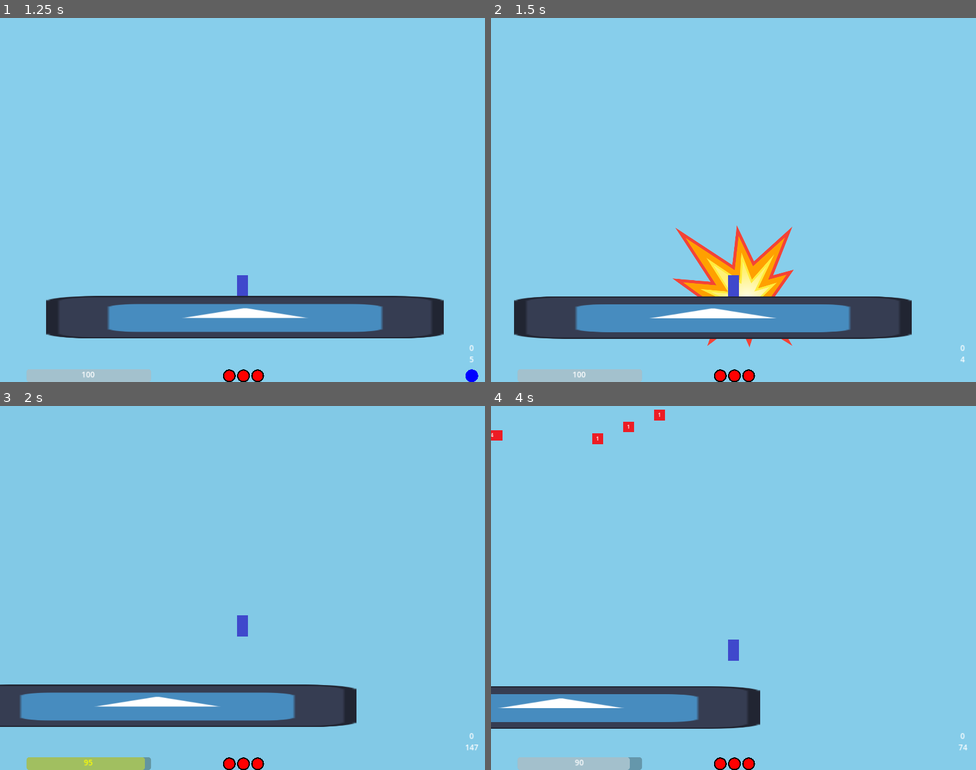
Above: before the commit, frames 1-4 (two rows, left to right).
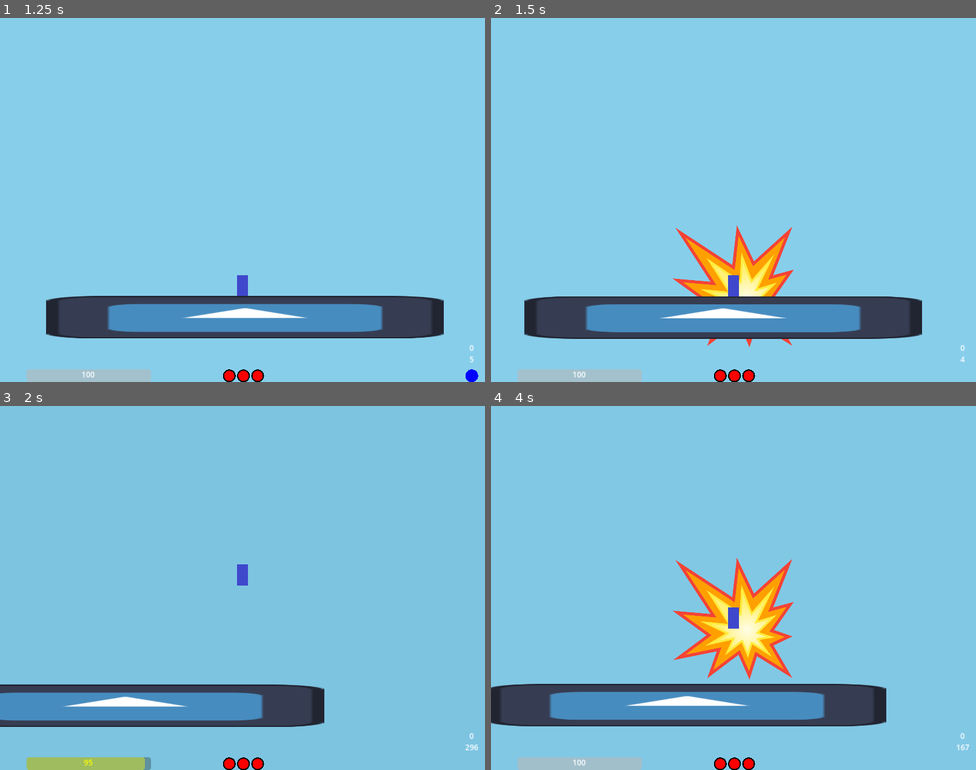
Above: after the commit, the same moments.

Repository: notMSB/bunk
Game: Godot game, scene res://scenes/menu.tscn
The game is run twice, just before and just after one commit, with the same random seed, the same clock (stepped at 60 frames per second) and the same inputs. The engine's default icon, where the game draws it, is replaced by a stand-in: a white triangle on a blue panel in a dark square.
Inputs (mouse positions are in pixels of both pictures, inside the frame that each line leads up to):
- Up to frame 1 (1.25 s): click "Classic" at 0.5 s
- Up to frame 2 (1.5 s): move the mouse to (840, 181) at 1.27 s; hold Right (ui_right) from 1.28 s (still down); tap Shift (item) at 1.35 s
- Up to frame 3 (2 s): keep holding Right (ui_right); tap Space (jump) at 1.52, 1.55, 1.82 s
- Up to frame 4 (4 s): move the mouse to (636, 606) at 2.02 s; tap Space (jump) at 2.1, 2.27, 2.57, 3.05, 3.77 s; tap Shift (item) at 2.3, 2.85, 3.8 s; move the mouse to (782, 507) at 2.77 s; release Right (ui_right) at 2.78 s; hold Left (ui_left) 2.78-3.53 s; move the mouse to (709, 660) at 3.52 s; hold Right (ui_right) from 3.53 s (still down); tap Ctrl (misc) at 3.6 s

Frame 1 is identical in both runs. In frame 2, 1.5% of the frame differs, in the area x 4-89%, y 76-89%; in frame 3, 2.6%; in frame 4, 12%, in the area x 0-99%, y 1-100%.

Commit message:
Player movement adjustments

Diff:
--- a/scripts/player.gd
+++ b/scripts/player.gd
@@ -2,8 +2,39 @@
 
 @onready var UI := get_node("../UI")
 
-const SPEED := 350.0
-const JUMP_VELOCITY := -725.0
+# Movement
+#const SPEED := 350.0
+const move_speed_decel_floor 	:= 60.0
+const move_speed_decel_air 		:= 60.0
+const move_speed_accel 			:= 30.0	## How fast they speed up to max speed
+const move_speed_decel_manual 	:= 90.0	## Manual deceleration speed, such as moving in the opposite direction of the current velocity
+const move_speed_decel_maxed_manual 	:= 30.0	## Manual deceleration speed when above max
+const move_speed_decel_maxed 	:= 5.0		## Player's deceleration speed when they are beyond their max speed
+const move_speed_max 			:= 600.0
+var move_speed_current := 0.0
+
+# Jumps
+var jumping := false
+#var gravity = ProjectSettings.get_setting("physics/2d/default_gravity")
+var gravity_decel 				= 2250.0 # Decel gravity allows floating more
+var gravity_accel 				= 2500.0 # Accel gravity brings player down
+const GRAVITY_MAX				= 1400.0
+const JUMP_VELOCITY 			:= -1000 #-1065.0 #-725.0
+const AIR_JUMP_VELOCITY 		:= JUMP_VELOCITY / 1.15
+const JUMP_TIME					:= 5.0/60.0 # fractions of a second. For setting full velocity of jump for a time, to make it smoother
+const AIR_JUMP_TIME				:= 5.0/60.0 # fractions of a second. For setting full velocity of jump for a time, to make it smoother
+var JUMP_SHORT_GRAVITY			= gravity_accel * 1.7 # + 1400.0	# Speed of gravity when short jumping
+var JUMP_SHORT_DECEL			= gravity_accel * 2 # 2000.0	# Deceleration when short jumping, so the jump ends sooner
+var jump_alarm = 0
+const AIR_JUMPS 				:= 2
+var currentAirJumps := 0
+const COYOTE_TIME 				:= 5 #frames
+var currentCoyote := COYOTE_TIME
+#var gravity 					= ProjectSettings.get_setting("physics/2d/default_gravity")
+var fastfalling := false
+var short_jumping = false
+const CROUCH_FASTFALL_SPEED 			:= 600.0
+
 
 const PLATFORM_LAYER := 16
 
@@ -22,7 +53,6 @@
 
 var launching := false
 var crouched := false
-var fastfalling := false
 
 var health := 3
 
@@ -39,15 +69,8 @@
 var fuelThreshold := 5
 var fuel := MAX_FUEL
 
-const AIR_JUMPS := 2
-var currentAirJumps := 0
 
 var hasItem := true
-
-var jumping := false
-
-const COYOTE_TIME := 5 #frames
-var currentCoyote := COYOTE_TIME
 
 const INVULN_TIME := 1.0 #seconds
 var currentInvuln := INVULN_TIME
@@ -58,7 +81,6 @@
 
 var currentPlatform : CharacterBody2D = null
 
-var gravity = ProjectSettings.get_setting("physics/2d/default_gravity")
 
 func _ready():
 	if mobile: $Camera2D.zoom = Vector2(1,1)
@@ -66,15 +88,61 @@
 	fuelThreshold = 0 if Global.easy else 5
 
 func _physics_process(delta):
+
 	UI.set_height(position.y)
 	weaponCooldown = max(weaponCooldown - delta, 0)
+
+	# Player is off screen
 	if position.y > $Camera2D.get_screen_center_position().y - (($Camera2D.offset.y - BOTTOM_MOD) / $Camera2D.zoom.y):
 		take_damage(false, 1, true)
 		change_fuel(-5 * fuelThreshold)
+
+	# Apply gravity
 	if !is_on_floor():
-		if crouched and !fastfalling: uncrouch()
-		change_velocity(velocity.y + gravity * delta)
-		if currentCoyote > 0: currentCoyote -= 1
+		if crouched and !fastfalling:
+			uncrouch()
+
+
+		if jump_alarm == 0:
+
+			# Apply decel to slow down when starting to fall
+			if(velocity.y < 0):
+
+				# When short jumping, increase gravity to end the jump sooner
+				var _selected_gravity
+				if short_jumping:
+					_selected_gravity = JUMP_SHORT_DECEL
+					pass
+				else:
+					_selected_gravity = gravity_decel
+					pass
+
+				change_velocity(min(0, velocity.y + _selected_gravity * delta))
+
+				pass
+			# Apply gravity fully when falling
+			else:
+
+				# When short jumping, increase gravity to end the jump sooner
+				var _selected_gravity
+				if short_jumping:
+					_selected_gravity = JUMP_SHORT_GRAVITY
+					pass
+				else:
+					_selected_gravity = gravity_accel
+					pass
+
+
+				change_velocity(min(GRAVITY_MAX, velocity.y + _selected_gravity * delta))
+				pass
+
+
+
+
+		if currentCoyote > 0:
+			currentCoyote -= 1
+
+	# On floor / landed
 	else:
 		fastfalling = false
 		currentCoyote = COYOTE_TIME
@@ -96,6 +164,8 @@
 
 func classic_process(delta):
 	if launching and velocity.y >= 0: launching = false
+
+	# Weapon swapping
 	if Input.is_action_just_pressed("swap_up"):
 			weaponIndex -= 1
 			if weaponIndex < 0: weaponIndex = $Weapon.get_child_count()-1
@@ -104,45 +174,50 @@
 		weaponIndex += 1
 		if weaponIndex == $Weapon.get_child_count(): weaponIndex = 0
 		weaponCooldown = .1
+
+	# Crouching
 	if Input.is_action_just_pressed("down") and !crouched: crouch()
 	if Input.is_action_just_released("down") and crouched: uncrouch()
 
-	#Controller support, right stick mouse movement
-	var mouseSens := 3000.0
-	var mouseDir : Vector2
-	var movement : Vector2
-
-	mouseDir.x = Input.get_action_strength("rs_right") - Input.get_action_strength("rs_left")
-	mouseDir.y = Input.get_action_strength("rs_down") - Input.get_action_strength("rs_up")
-
-	if abs(mouseDir.x) == 1 and abs(mouseDir.y) == 1: mouseDir = mouseDir.normalized()
-	movement = mouseSens * mouseDir * delta
-	if movement: get_viewport().warp_mouse(get_viewport().get_mouse_position() + movement)
-
-	var direction = Input.get_axis("ui_left", "ui_right")
-	#var speedVal = max(SPEED, abs(velocity.x)-5)
-	var speedVal = max(SPEED, abs(velocity.x)-5) if direction * velocity.x > 0 else SPEED
-	if direction:
-		velocity.x = direction * speedVal
-	else:
-		if is_on_floor():
-			velocity.x = move_toward(velocity.x, 0, SPEED)
-		else:
-			velocity.x = move_toward(velocity.x, 0, 30)
-	if Input.is_action_just_pressed("jump"): jump()
+	# Moving
+	move_player_horizontal(delta)
+
+
+	# Jumping / Double jump
+	if jump_alarm > 0:
+		jump_alarm = max(0, jump_alarm - delta)
+
+		#if(jump_alarm == 0):
+			#
+			#pass
+
+	if Input.is_action_just_pressed("jump"):
+		jump()
+
+	# short jumping
 	if Input.is_action_just_released("jump") and velocity.y < 0 and jumping:
-		change_velocity(velocity.y * 0.4)
+		#change_velocity(velocity.y * 0.4)
 		jumping = false
+		short_jumping = true
+		jump_alarm = 0
 		if currentPlatform != null:
 			currentPlatform.unboost()
 			currentPlatform = null
+
+	# Easy mode swap
 	if Input.is_action_just_pressed("misc"):
 		Global.easy = !Global.easy
 		Global.shame = true
 		fuelThreshold = 0 if Global.easy else 5
+
+	# Use items
 	if Input.is_action_just_pressed("item") and hasItem:
 		$Item.get_child(0).use()
 		change_item(false)
+
+
+
+	# Shooting
 	if Input.is_action_pressed("shoot") and weaponCooldown <= 0:
 		fire_weapon()
 
@@ -157,6 +232,8 @@
 	if is_on_floor():
 		velocity.x = 0
 		if launching: launching = false
+
+	# Get angle to fire
 	if Input.is_action_just_pressed("shoot"):
 		startingLaunchPos = get_global_mouse_position()
 		currentLaunchPos = startingLaunchPos
@@ -167,6 +244,8 @@
 		$Line.rotation = direction.angle() - Vector2.DOWN.angle()
 		var length = min(startingLaunchPos.distance_to(currentLaunchPos), MAXIMUM_LAUNCH)
 		$Line.scale.y = length / 8.0 #length of the sprite used for the line currently
+
+	# Fire weapon
 	if Input.is_action_just_released("shoot"):
 		$Line.visible = false
 		if weaponCooldown <= 0:
@@ -180,6 +259,95 @@
 				launching = true
 				velocity = $Weapon.get_child(weaponIndex).shot_boost(currentLaunchPos, startingLaunchPos, force * LAUNCH_MULTIPLIER)
 
+func move_player_horizontal(delta):
+
+	# Moves player left/right based on controls
+
+	var mouseSens := 3000.0
+	var mouseDir : Vector2
+	var movement : Vector2
+
+	# Get Input
+	#Controller support, right stick mouse movement
+	mouseDir.x = Input.get_action_strength("rs_right") - Input.get_action_strength("rs_left")
+	mouseDir.y = Input.get_action_strength("rs_down") - Input.get_action_strength("rs_up")
+
+	# No need to check if it's 1... As that will only allow when it's absolutely 1/-1, and not any less.
+	# Probably won't work for controllers in this case. You can just normalize it without checking
+	if abs(mouseDir.x) == 1 and abs(mouseDir.y) == 1:
+		mouseDir = mouseDir.normalized()
+
+	# Apply mouse movement
+	movement = mouseSens * mouseDir * delta
+
+	# ?
+	if movement:
+		get_viewport().warp_mouse(get_viewport().get_mouse_position() + movement)
+
+	# Get keyboard input
+	var direction = Input.get_axis("ui_left", "ui_right")
+
+	# Get Speed
+	#var speedVal = max(SPEED, abs(velocity.x)-5)
+	# ???
+	#var speedVal = max(SPEED, abs(velocity.x)-5) if direction * velocity.x > 0 else SPEED
+
+
+	# Speed player up, capping to speed max
+	# Uses velocity, so it can be affected by outside sources easily and account for it
+	move_speed_current = velocity.x
+	if direction != 0 && !fastfalling:
+
+		# Decelerate player if they change directions while moving
+		# Otherwise speed them up normally
+		var _move_speed_accel_now
+		var _move_same_direction = true
+		if move_speed_current < 0 && direction > 0 || move_speed_current > 0 && direction < 0:
+			_move_speed_accel_now = move_speed_decel_manual * sign(direction)
+			_move_same_direction = false
+		else:
+			_move_speed_accel_now = move_speed_accel * sign(direction)
+
+		# If we're going above max speed (like being knocked back while moving), slow down to our max speed
+		if abs(move_speed_current) > move_speed_max:
+			# Moving same direction, so slow us down
+			if _move_same_direction:
+				move_speed_current = move_toward(move_speed_current, move_speed_max * sign(move_speed_current), move_speed_decel_maxed)
+				pass
+			# Moving opposite direction, use manual decel
+			else:
+				move_speed_current = move_toward(move_speed_current, move_speed_max * sign(move_speed_current), move_speed_decel_maxed_manual)
+				pass
+		# Speed up to max speed normally
+		else:
+			move_speed_current = clamp(move_speed_current + _move_speed_accel_now, -move_speed_max, move_speed_max)
+
+	# Slow player down when not moving
+	elif abs(move_speed_current) > 0:
+
+		if is_on_floor():
+			move_speed_current = move_toward(move_speed_current, 0, move_speed_decel_floor)
+		else:
+			move_speed_current = move_toward(move_speed_current, 0, move_speed_decel_air)
+
+
+
+
+	# Set velocity
+	velocity.x = move_speed_current
+
+
+	## Speed player up
+	#if direction:
+		#velocity.x = direction * speedVal
+	## Slow player down
+	#else:
+		#if is_on_floor():
+			#velocity.x = move_toward(velocity.x, 0, move_speed_decel_floor)
+		#else:
+			#velocity.x = move_toward(velocity.x, 0, move_speed_decel_air)
+
+
 func fire_weapon():
 	var shot = $Weapon.get_child(weaponIndex).Projectile.instantiate()
 	$Projectiles.add_child(shot)
@@ -200,36 +368,59 @@
 				currentPlatform = null
 
 func jump():
+	# ??? Crouch jump?
 	if crouched:
 		if is_on_floor():
 			plat_drop()
 			return
+	# Jump
 	else:
 		if currentCoyote > 0:
 			currentCoyote = 0
+
+			# Set speed
 			change_velocity(JUMP_VELOCITY)
+			jump_alarm = JUMP_TIME
+
+			# ???
 			if currentPlatform != null: currentPlatform.boost(JUMP_VELOCITY)
 			jumping = true
+			short_jumping = false
 			return
+
+	# air jumps
 	if fuel >= fuelThreshold and currentAirJumps < AIR_JUMPS:
 		currentAirJumps += 1
-		change_velocity(JUMP_VELOCITY/1.15)
+
+		# Set Speed
+		change_velocity(AIR_JUMP_VELOCITY)
+		jump_alarm = AIR_JUMP_TIME
+
+		# Slow player down horizontally
 		velocity.x *= 1.4
+
 		change_fuel(-1 * fuelThreshold)
 		jumping = true
+		short_jumping = false
 		fastfalling = false
 
 func crouch():
 	scale.y = .5
 	crouched = true
+
+	# Fast fall when in air
 	if !is_on_floor():
-		velocity.y = max(velocity.y, 600) #fastfall
 		fastfalling = true
+		jump_alarm = 0
+		#velocity.x = 0 # Remove horizontal velocity so it acts like an anchor
+		velocity.y = max(velocity.y, CROUCH_FASTFALL_SPEED)
 		position.y -= CROUCH_DIFF
-	else: position.y += CROUCH_DIFF
+	else:
+		position.y += CROUCH_DIFF
 
 func uncrouch(adjust = true):
 	crouched = false
+	fastfalling = false
 	scale.y = 1
 	if adjust: position.y -= CROUCH_DIFF
 
@@ -273,6 +464,7 @@
 func launch(boomPos): #from an explosion
 	launching = true
 	velocity.y = 0
+	jump_alarm = 0
 	var direction = (position - boomPos).normalized()
 	velocity = 750 * direction
 	velocity.x *= 1.5
